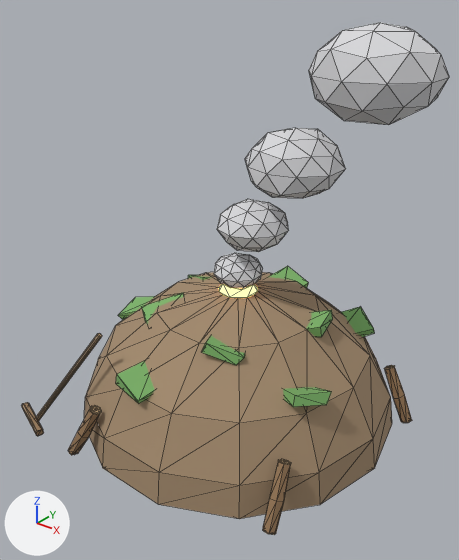
The glTF model assets/3d/models/w3d_charcoal_clamp_working.glb, before and after one commit.
Both versions are drawn from a 50 mm camera at (2.64, -3.41, 3.22) aimed at (0.01, -0.11, 1.17). Lighting does not change. The marker at lower left points along +X, +Y and +Z. The older version comes first. Mesh edges are drawn as thin lines.

In view in the first picture: 'w3d_charcoal_clamp_working'.
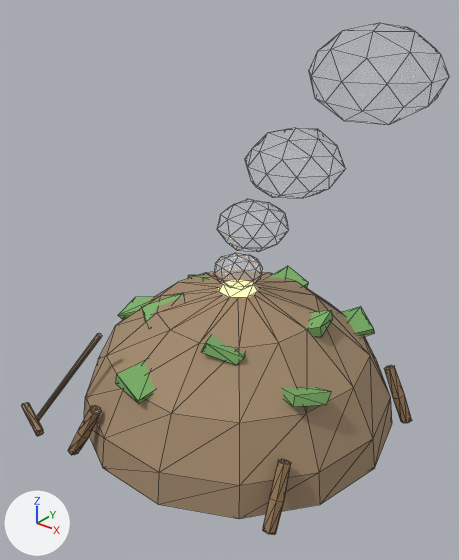
The change in detail:
In material 'snow' (mat_snow), alpha goes from 1.0 to 0.16.

Where the change shows, as pixel boxes (x1, y1, x2, y2) in the pictures (459 x 560 px):
'w3d_charcoal_clamp_working', surface changed
    both: (211, 23, 449, 370)
